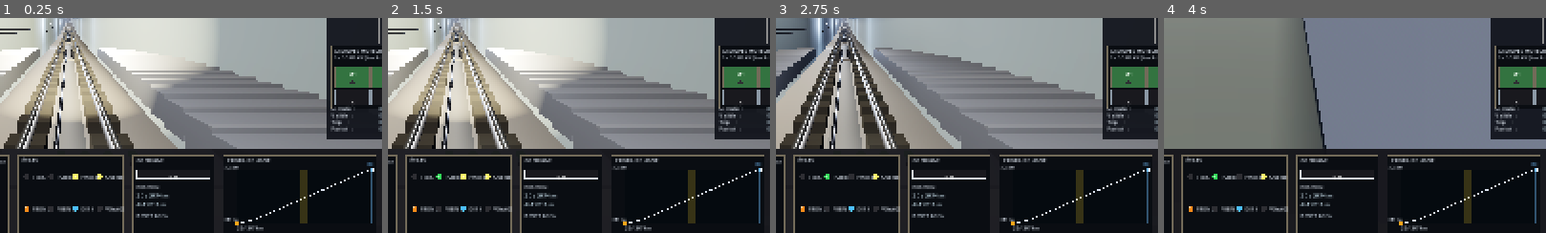
Above: before the commit, frames 1-4 (left to right).
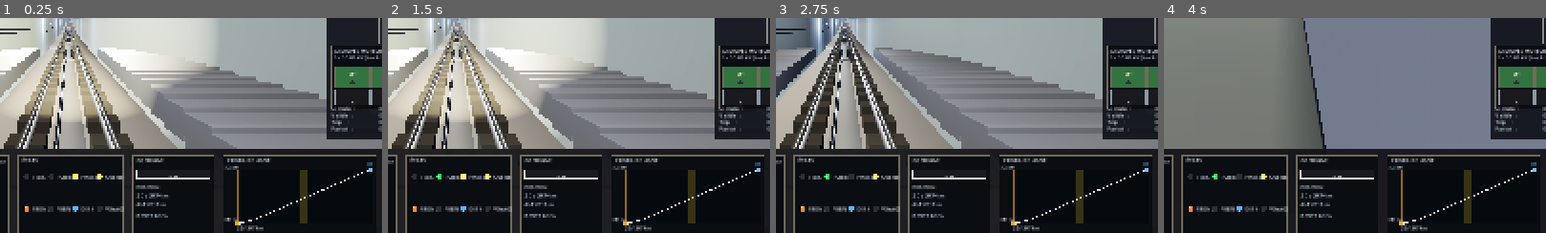
Above: after the commit, the same moments.

Repository: ARP273-ROSE/perce-neige-sim
Game: Godot game, scene res://scenes/main.tscn
Same seed, same stepped clock (60 frames per second), same inputs: the game is played once before the commit and once after it. Sound files missing from this copy of the repository are replaced by a short silence.
Inputs (mouse positions are % of the whole screen's width and height, from its top left):
- Up to frame 1 (0.25 s): no input
- Up to frame 2 (1.5 s): tap Enter (ready_depart) at 0.5, 1.25, 1.35 s; move the mouse to (72, 45) at 0.52 s; hold Up (speed_up) 0.53-1.28 s; tap Shift (emergency) at 0.6 s; click (72, 45) at 0.67 s; move the mouse to (30, 55) at 1.27 s; hold Space (brake) from 1.28 s (still down)
- Up to frame 3 (2.75 s): tap Enter (ready_depart) at 2 s; move the mouse to (60, 28) at 2.02 s; release Space (brake) at 2.03 s; hold Up (speed_up) from 2.03 s (still down); tap H (toggle_headlights) at 2.1 s
- Up to frame 4 (4 s): tap Enter (ready_depart) at 2.75, 3.5 s; move the mouse to (45, 70) at 2.77 s; tap V (toggle_view) at 2.85 s; click (45, 70) at 2.92 s; move the mouse to (80, 65) at 3.52 s; release Up (speed_up) at 3.53 s; hold Space (brake) from 3.53 s (still down); tap Shift (emergency) at 3.6 s
The pictures show only the part of the screen within x 41-91%, y 47-97%; the shares and areas given below are measured in that part.

The runs differ from the first frame. In frame 1, 0.3% of the frame differs, in the area x 62-98%, y 67-97%; in frame 2, 0.3%; in frame 3, 0.3%; in frame 4, 0.3%.

Commit message:
fix(3d): profil interpolé, 120 Hz natif + rendu 70 %, hook AudioContext moteur
Retour d'essai iPad 2026-07-12 (suite) :
- profil de ligne : interpolation continue entre échantillons 50 m
  (le snap au plus proche faisait sauter les rames de ~4 px)
- web : cap 60 fps retiré (cadence 1/2-vsync irrégulière sur ProMotion
  = rails saccadés) → taux natif 120 Hz, GPU compensé par
  scaling_3d_scale 0.7 bilinéaire
- head_include : hook du constructeur AudioContext AVANT le moteur —
  capture les contextes de Godot, resume forcé dans chaque geste,
  états affichés au HUD (« suspended | running… ») pour situer le
  silence Safari ; bip diagnostic plus fort/long (880→440 Hz, 1 s)

Diff:
--- a/godot_project/scripts/cockpit_panel.gd
+++ b/godot_project/scripts/cockpit_panel.gd
@@ -367,11 +367,16 @@
 
 
 # Point (px) sur la courbe du mini-profil pour une fraction 0..1 de la ligne.
+# Interpolation CONTINUE entre les échantillons de 50 m — l'ancien snap au
+# point le plus proche faisait sauter les rames de ~4 px par à-coups
+# (retour d'essai iPad 2026-07-12).
 func _profile_plot_point(frac: float, plot_x: float, plot_y: float, plot_w: float, plot_h: float) -> Vector2:
 	if slope_profile_pts.is_empty():
 		return Vector2(plot_x + frac * plot_w, plot_y + plot_h)
-	var idx: int = clampi(int(round(frac * float(slope_profile_pts.size() - 1))), 0, slope_profile_pts.size() - 1)
-	var sp: Vector2 = slope_profile_pts[idx]
+	var fidx: float = clampf(frac, 0.0, 1.0) * float(slope_profile_pts.size() - 1)
+	var i0: int = int(floor(fidx))
+	var i1: int = mini(i0 + 1, slope_profile_pts.size() - 1)
+	var sp: Vector2 = slope_profile_pts[i0].lerp(slope_profile_pts[i1], fidx - float(i0))
 	return Vector2(plot_x + sp.x * plot_w, plot_y + plot_h - sp.y * plot_h)
 
 
--- a/godot_project/scripts/main.gd
+++ b/godot_project/scripts/main.gd
@@ -67,10 +67,13 @@
 		# Compatibility → SDFGI/fog volumétrique/SSR n'existent pas,
 		# on force le préréglage low pour rester cohérent.
 		quality = "low"
-		# iPad Pro ProMotion : requestAnimationFrame tourne à 120 Hz →
-		# charge GPU doublée et alternance 120/60 irrégulière perçue
-		# comme des saccades dans le tunnel (retour d'essai 2026-07).
-		Engine.max_fps = 60
+		# iPad Pro ProMotion : capper à 60 fps donnait une cadence
+		# 1-vsync/2-vsync irrégulière (rails toujours saccadés, retour
+		# d'essai 2026-07-12) → rendu au taux natif de l'écran (120 Hz),
+		# et la facture GPU est payée par un rendu 3D à 70 % upscalé
+		# bilinéaire (l'UI reste à la résolution native).
+		get_viewport().scaling_3d_mode = Viewport.SCALING_3D_MODE_BILINEAR
+		get_viewport().scaling_3d_scale = 0.7
 	if client_mode:
 		print("[PerceNeige3D] CLIENT MODE — physique pilotée par le sim Python")
 	if quality != "high":
@@ -137,7 +140,7 @@
 	veil.mouse_filter = Control.MOUSE_FILTER_STOP
 	layer.add_child(veil)
 	var lbl: Label = Label.new()
-	lbl.text = "TOUCHEZ L'ÉCRAN POUR DÉMARRER\n\nbuild 2026-07-12b — un bip confirme l'audio"
+	lbl.text = "TOUCHEZ L'ÉCRAN POUR DÉMARRER\n\nbuild 2026-07-12c — un bip confirme l'audio"
 	lbl.horizontal_alignment = HORIZONTAL_ALIGNMENT_CENTER
 	lbl.add_theme_font_size_override("font_size", 30)
 	lbl.add_theme_color_override("font_color", Color(1.0, 0.85, 0.30))
@@ -177,15 +180,16 @@
 						window.__pn_audio_state = c.state;
 						var o = c.createOscillator();
 						var g = c.createGain();
-						g.gain.value = 0.2;
-						o.frequency.value = 660;
+						g.gain.value = 0.6;
+						o.frequency.value = 880;
 						o.connect(g); g.connect(c.destination);
 						o.start();
+						setTimeout(function(){ o.frequency.value = 440; }, 500);
 						setTimeout(function(){
 							o.stop();
 							window.__pn_audio_state = c.state + ' (bip joue)';
 							c.close();
-						}, 400);
+						}, 1000);
 					};
 					if (c.state === 'running') go();
 					else c.resume().then(go, function(){
@@ -494,9 +498,14 @@
 	if _light_cull_accum >= 0.5:
 		_light_cull_accum = 0.0
 		lights.update_light_culling(physics.s)
-		# Diag audio web : relaie l'état du contexte de test vers le HUD
+		# Diag audio web : états des contextes du MOTEUR (capturés par le
+		# hook head_include) + celui de la sonde bip, relayés vers le HUD.
+		# Ex. « suspended | running (bip joue) » = le contexte Godot n'est
+		# jamais déverrouillé alors que l'appareil est sain.
 		if OS.has_feature("web") and hud != null:
-			var st: Variant = JavaScriptBridge.eval("window.__pn_audio_state || ''", true)
+			var st: Variant = JavaScriptBridge.eval(
+				"(window.__pn_ctxs||[]).map(function(c){return c.state}).join('/')" +
+				" + ' | ' + (window.__pn_audio_state||'')", true)
 			hud.web_audio_state = str(st) if st != null else ""
 
 	# Masquage dynamique des brins de câble selon la position des rames
Not shown, changed: godot_project/export_presets.cfg
